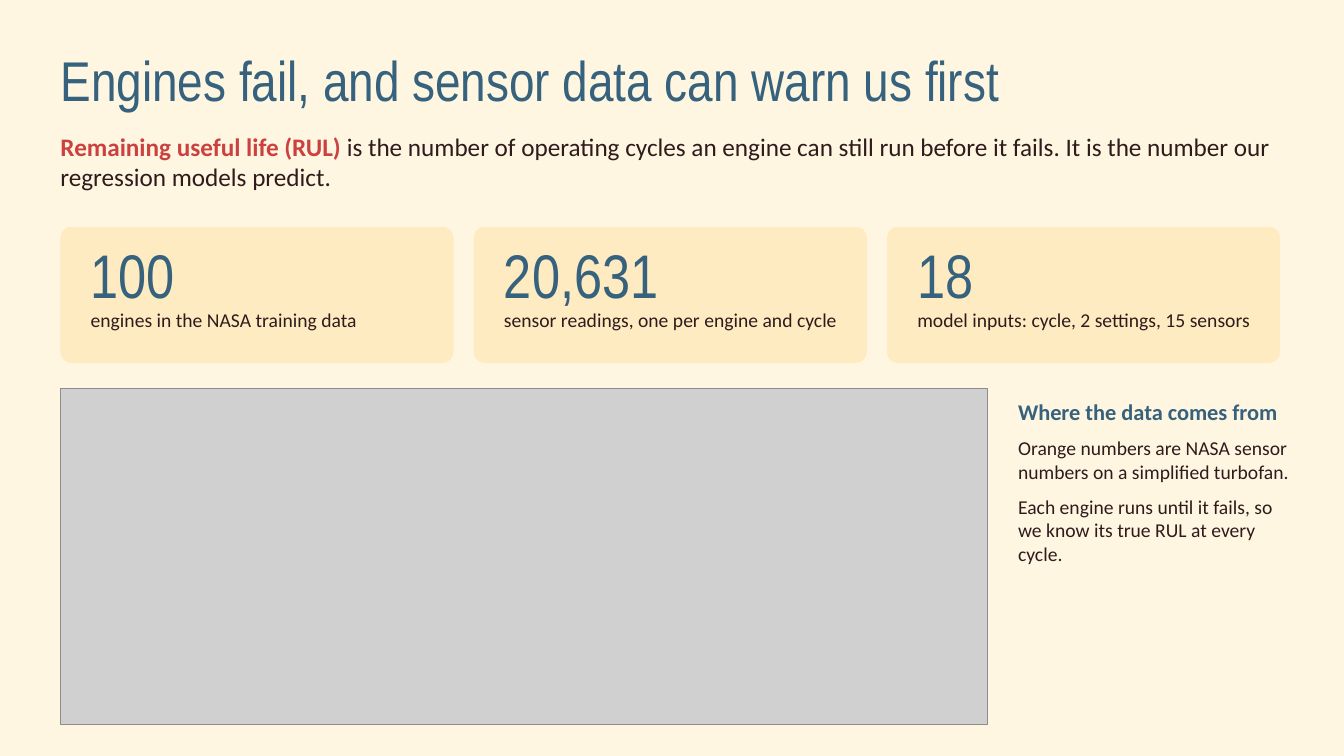
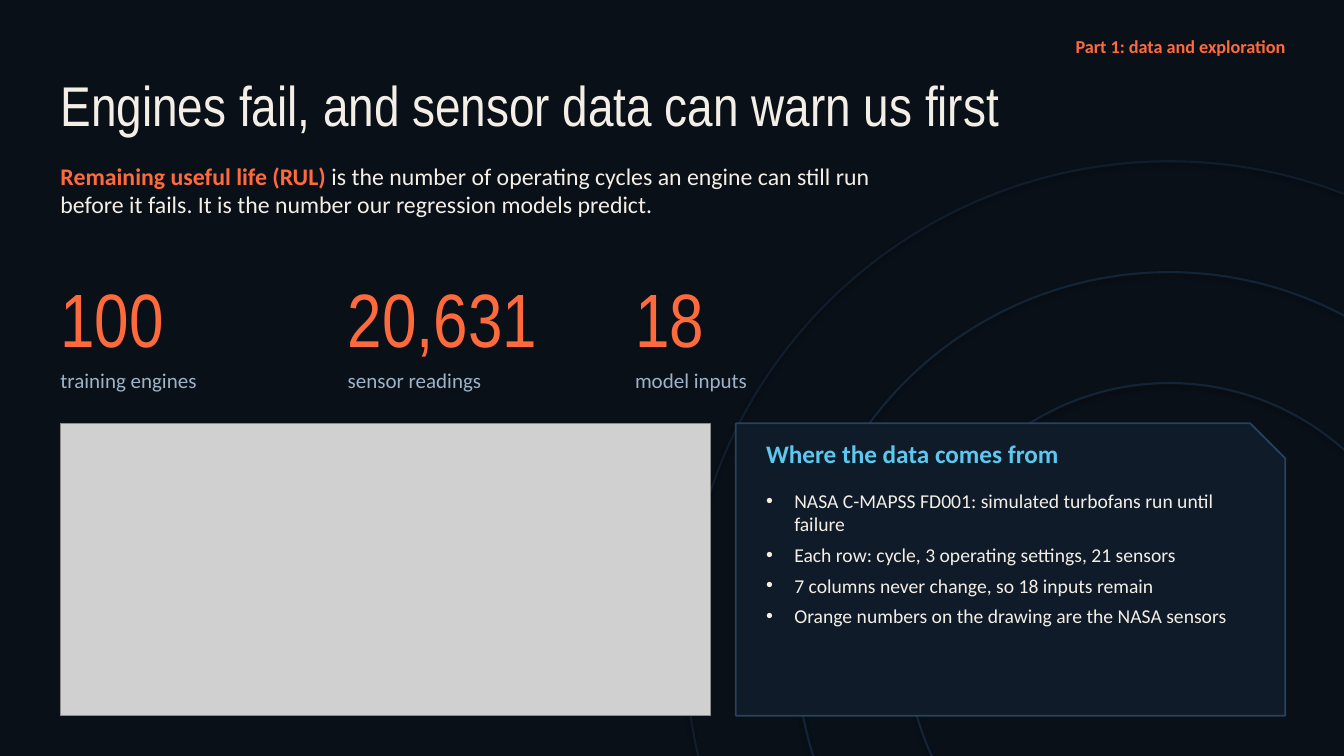
Before and after one commit to Shog7777/engine-rul-project, a slide deck: slide 2 of Presentation/Engine-RUL-Presentation.pptx. Drawn at 1344x756 pixels with LibreOffice and Linux fonts; fonts in the diff are those of the drawing; grey boxes stand for pictures. Boxes give left, top, right and bottom in pixels: in the first picture for what was removed or moved away, otherwise in the second. Text is boxed around its words. In the diff, an @@ line names an element or a change of style, - is before the commit and + after.

```diff
--- a/Presentation/Engine-RUL-Presentation.pptx
+++ b/Presentation/Engine-RUL-Presentation.pptx
@@ background #FFF6E2 to #0A1018 @@
@@ text added at [1076,40,1285,56], 13 pt, text #FF6A3D, bold @@
+Part 1: data and exploration
@@ text "Engines fail, and sensor data ...": place and size @@
-text "Engines fail, and sensor data ..." at [60,60,999,111]
+text "Engines fail, and sensor data ..." at [60,85,999,136]
@@ text "Engines fail, and sensor data ..." at [60,85,999,136]: text colour #36627D to #F4EFE6 @@
@@ text "Remaining useful life (RUL) is ...": place and size @@
-text "Remaining useful life (RUL) is ..." at [60,137,1269,191]
+text "Remaining useful life (RUL) is ..." at [60,167,869,217]
@@ text "Remaining useful life (RUL) is ..." at [60,167,869,217]: size 18 to 17 pt; text colour #CA413F to #FF6A3D in "Remaining useful life (RUL)"; text colour #2F1B1B to #F4EFE6 in "is the number of operating cycles an ..." @@
@@ ellipse added at [686,161,1344,756], outline #101D2D 1.5 pt @@
@@ rounded rectangle removed at [60,227,454,363] @@
@@ rounded rectangle removed at [474,227,867,363] @@
@@ rounded rectangle removed at [887,227,1280,363] @@
@@ text "100": place and size @@
-text "100" at [91,255,175,299]
+text "100" at [60,294,163,348]
@@ text "20,631": place and size @@
-text "20,631" at [504,255,658,306]
+text "20,631" at [348,294,538,357]
@@ size 44 to 54 pt, text colour #36627D to #FF6A3D in 3 elements at [60,294,163,348], [348,294,538,357], [635,294,704,348] @@
@@ text "18": place and size @@
-text "18" at [917,255,973,299]
+text "18" at [635,294,704,348]
@@ ellipse added at [797,272,1344,756], outline #132436 1.5 pt @@
@@ text removed at [91,313,356,331] @@
-engines in the NASA training data
@@ text removed at [504,313,836,331] @@
-sensor readings, one per engine and cycle
@@ text removed at [917,313,1250,331] @@
-model inputs: cycle, 2 settings, 15 sensors
@@ text added at [60,373,197,392], 15 pt, text #9FB3C8 @@
+training engines
@@ text added at [348,373,481,392], 15 pt, text #9FB3C8 @@
+sensor readings
@@ text added at [635,373,747,392], 15 pt, text #9FB3C8 @@
+model inputs
@@ ellipse added at [907,383,1344,756], outline #132436 1.5 pt @@
@@ text removed at [1018,404,1289,564] @@
-Where the data comes from
-Orange numbers are NASA sensor numbers on a simplified turbofan.
-Each engine runs until it fails, so we know its true RUL at every cycle.
@@ picture: place and size @@
-picture at [60,388,988,724]
+picture at [60,423,710,716]
@@ snip rect added at [736,423,1286,716], fill #101B29, outline #27425C 1.25 pt @@
@@ text added at [766,445,1059,463], 18 pt, text #5CC8F0, bold @@
+Where the data comes from
@@ text added at [794,494,1226,627], 14 pt, text #F4EFE6 @@
+• NASA C-MAPSS FD001: simulated turbofans run until failure
+• Each row: cycle, 3 operating settings, 21 sensors
+• 7 columns never change, so 18 inputs remain
+• Orange numbers on the drawing are the NASA sensors
```
Also in this commit, not shown: 8 other slides changed, 3 slides added, 1 slide removed, 1 other file.
